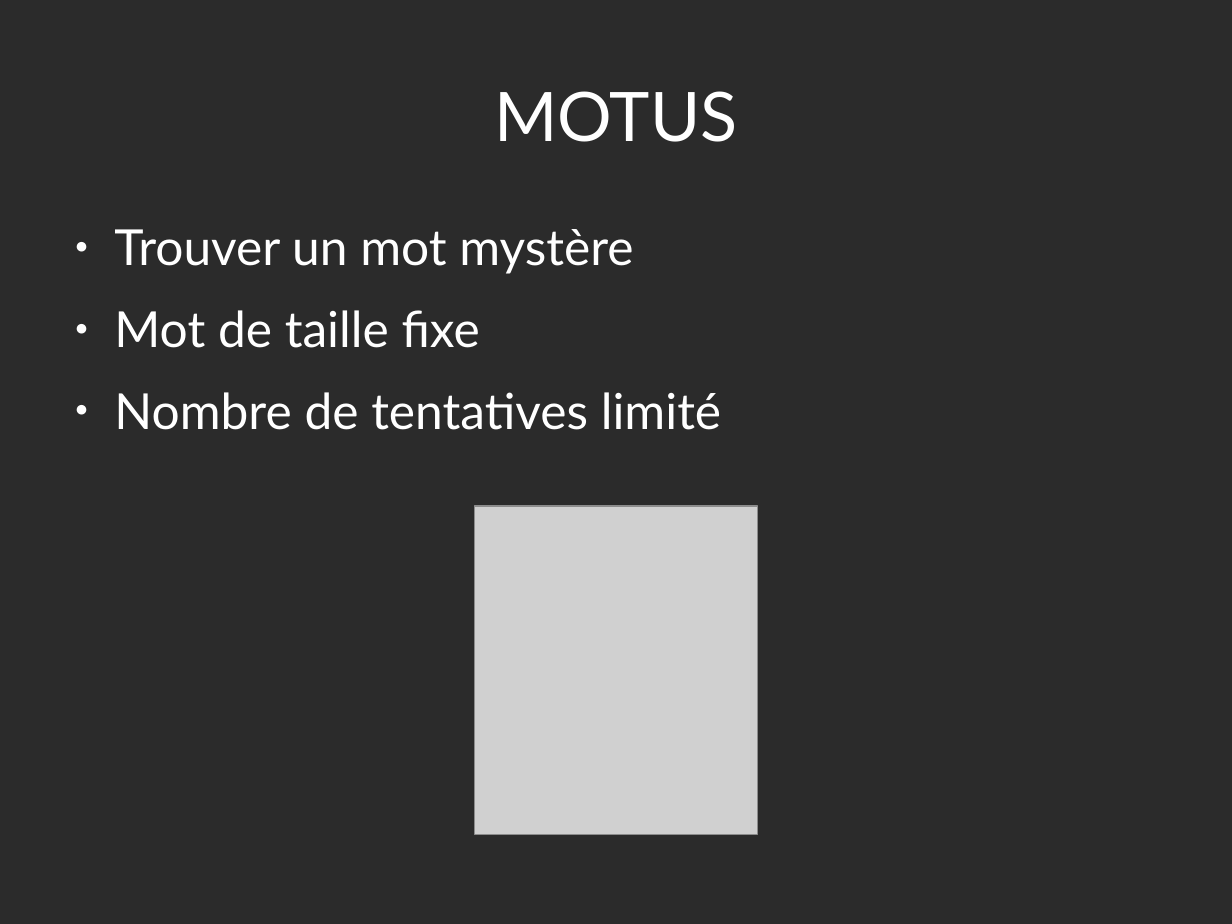
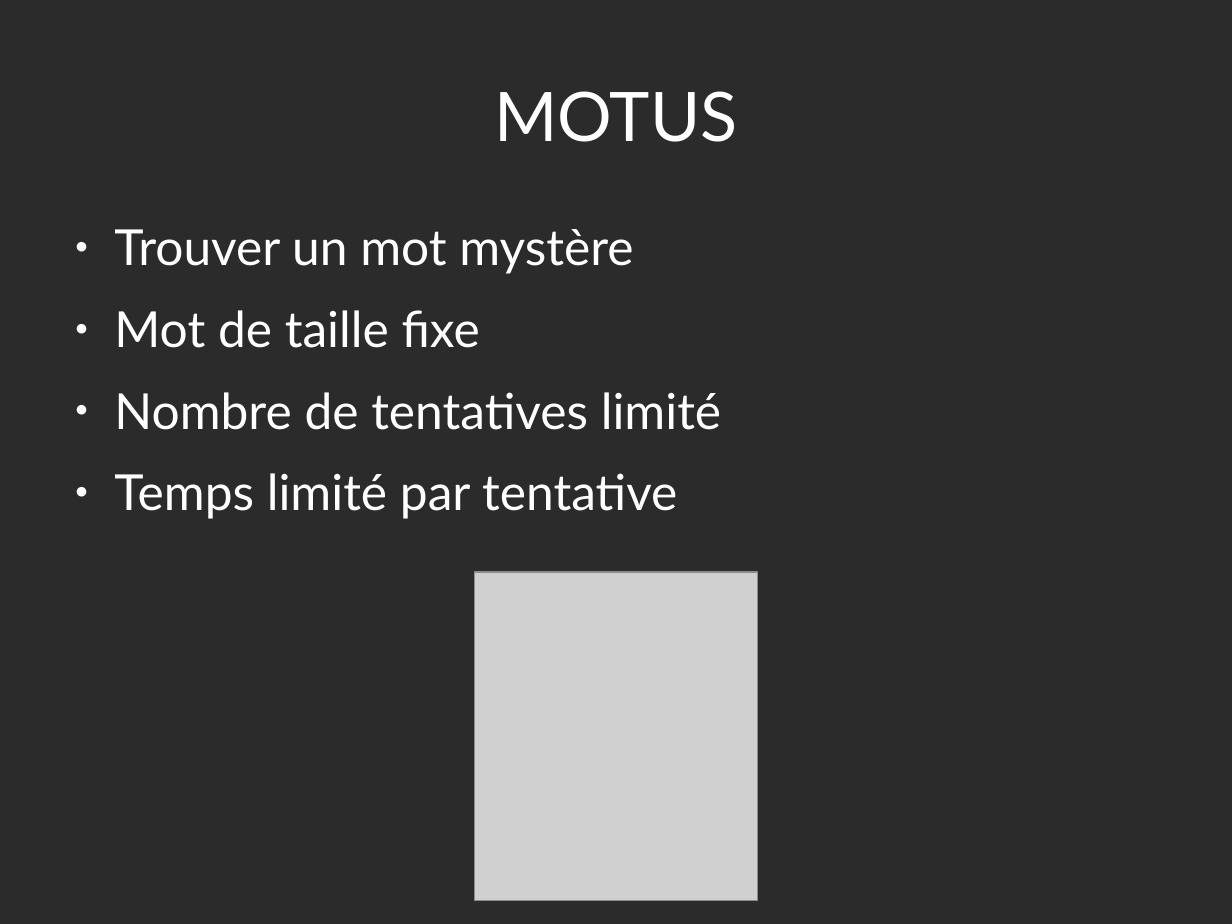
Before and after one commit to Yamihoshi/Projet-L3, a slide deck: slide 3 of Momomotus.odp. Drawn at 1232x924 pixels with LibreOffice and Linux fonts; fonts in the diff are those of the drawing; grey boxes stand for pictures; background and template pictures are left out; a plain dark background stands for a picture behind light text. Boxes give left, top, right and bottom in pixels: in the first picture for what was removed or moved away, otherwise in the second. Text is boxed around its words. In the diff, an @@ line names an element or a change of style, - is before the commit and + after.

```diff
--- a/Momomotus.odp
+++ b/Momomotus.odp
@@ text at (114, 473, 677, 519): paragraph added @@
+● Temps limité par tentative
@@ picture: place and size @@
-picture at (475, 506, 758, 835)
+picture at (475, 572, 758, 901)
```
Also in this commit, not shown: 4 other slides changed, 1 slide removed, 1 other file.
